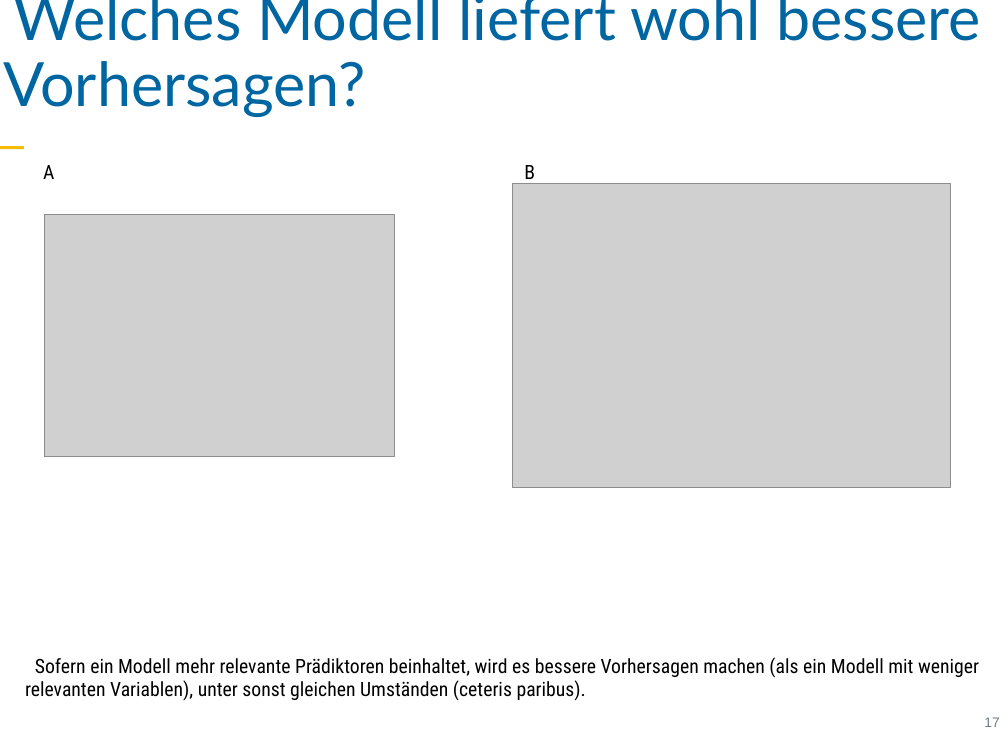
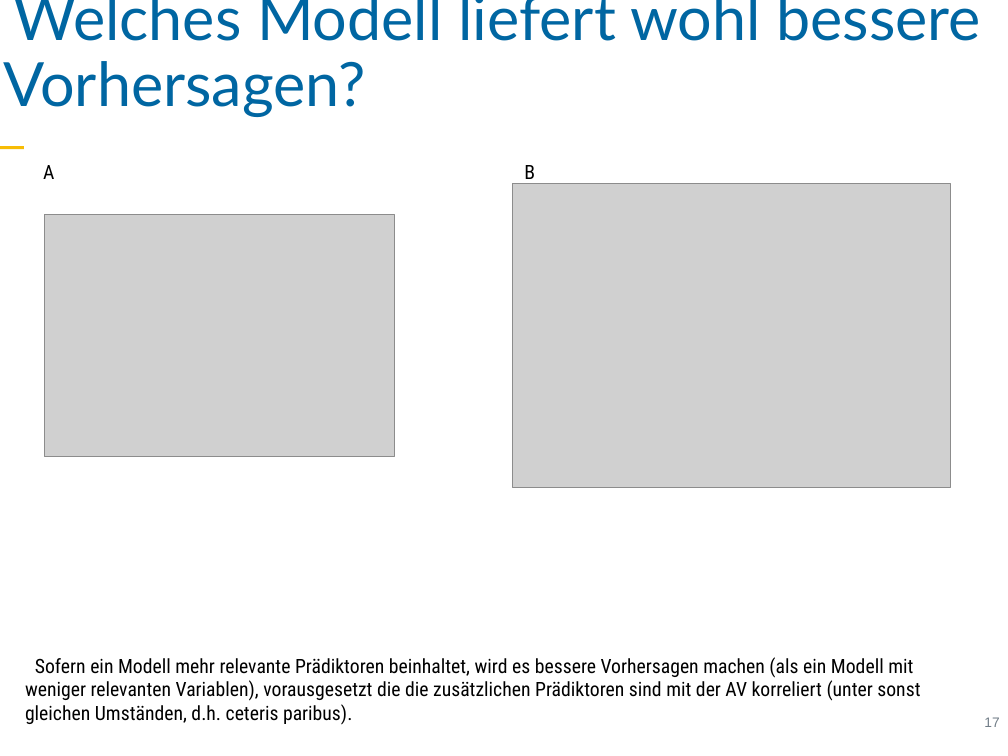
Before and after one commit to sebastiansauer/vorhersagemodellierung, a slide deck: slide 17 of Skript-Folien/QM1-Thema11.pptx. Drawn at 1008x756 pixels with LibreOffice and Linux fonts; fonts in the diff are those of the drawing; grey boxes stand for pictures. Boxes give left, top, right and bottom in pixels: in the first picture for what was removed or moved away, otherwise in the second. Text is boxed around its words. In the diff, an @@ line names an element or a change of style, - is before the commit and + after.

```diff
--- a/Skript-Folien/QM1-Thema11.pptx
+++ b/Skript-Folien/QM1-Thema11.pptx
@@ text at (25,657,920,725): text changed @@
-Sofern ein Modell mehr relevante Prädiktoren beinhaltet, wird es bessere Vorhersagen machen (als ein Modell mit weniger relevanten Variablen), unter sonst gleichen Umständen (ceteris paribus).
+Sofern ein Modell mehr relevante Prädiktoren beinhaltet, wird es bessere Vorhersagen machen (als ein Modell mit weniger relevanten Variablen), vorausgesetzt die die zusätzlichen Prädiktoren sind mit der AV korreliert (unter sonst gleichen Umständen, d.h. ceteris paribus).
```
Also in this commit, not shown: 20 other slides changed, 6 other files.
